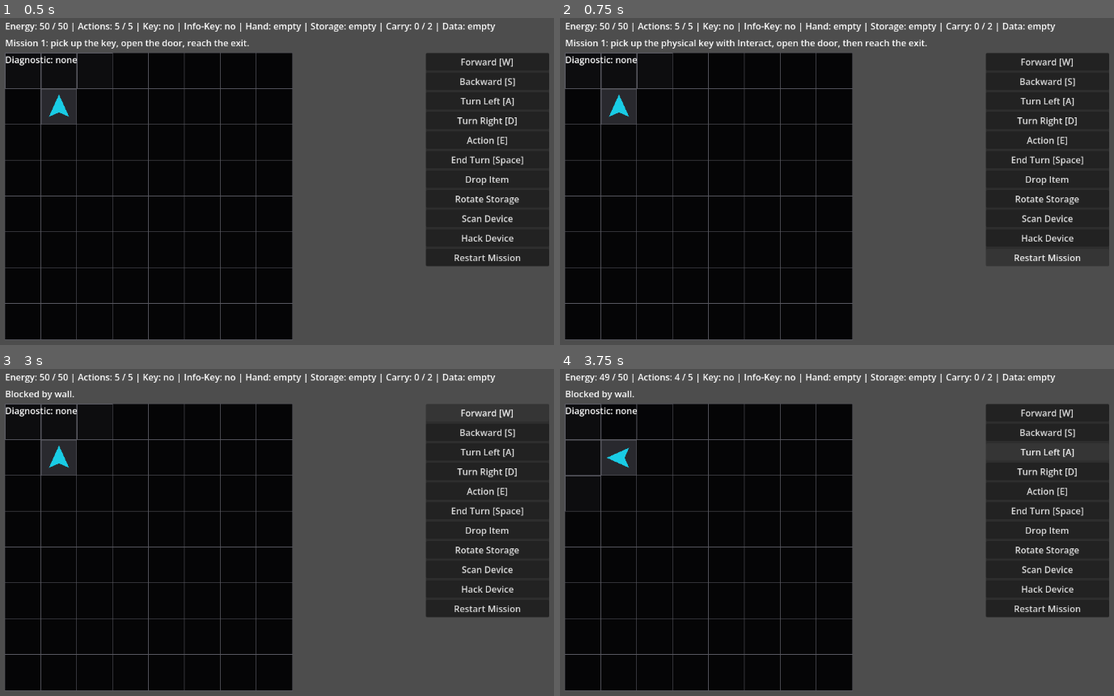
Above: before the commit, frames 1-4 (two rows, left to right).
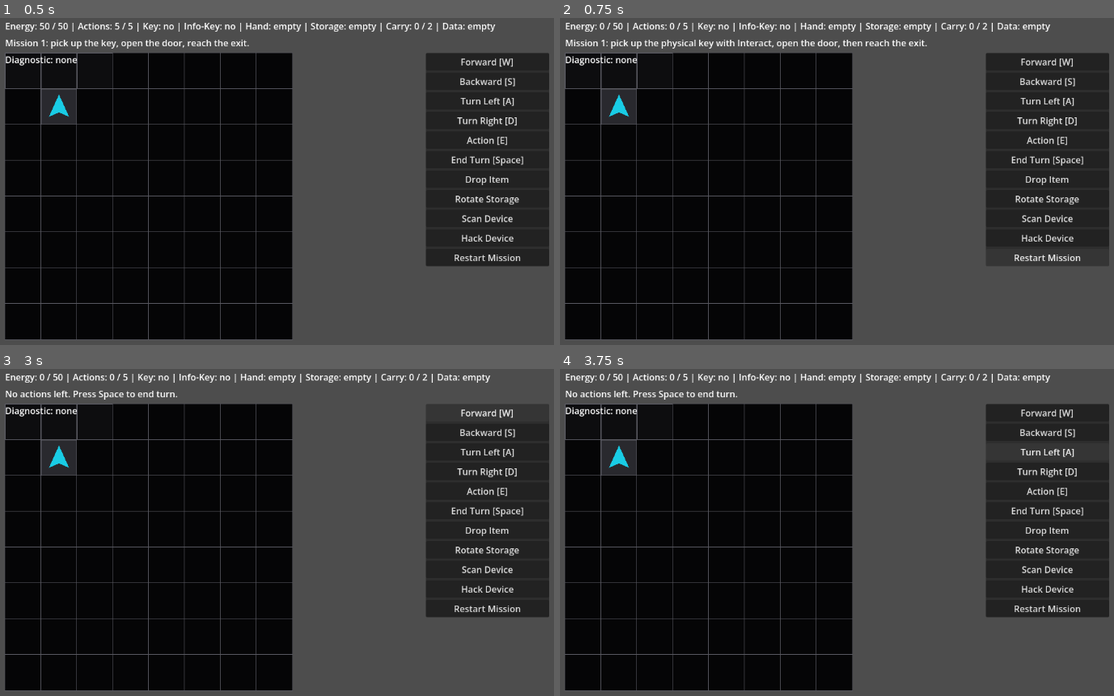
Above: after the commit, the same moments.

Repository: JUSTConnect/bibop
Game: Godot game, scene res://scenes/main.tscn
Two runs of this game, one before a commit and one after it. Both use one fixed random seed, a clock stepped at 60 frames per second and the inputs below.
Inputs:
- Up to frame 1 (0.5 s): no input
- Up to frame 2 (0.75 s): click "Restart Mission" at 0.5 s
- Up to frame 3 (3 s): click "Restart Mission" at 1.25 s; click "Restart Mission" at 2 s; click "Forward [W]" at 2.75 s
- Up to frame 4 (3.75 s): click "Turn Left [A]" at 3.5 s

Frame 1 is identical in both runs. In frame 2, 1.1% of the frame differs, in the area x 7-90%, y 1-5%; in frame 3, 1.4%; in frame 4, 1.6%, in the area x 0-90%, y 1-44%.

Commit message:
Fix mission restart state snapshot and map/fog reset

Diff:
--- a/scripts/bipob/bipob_controller.gd
+++ b/scripts/bipob/bipob_controller.gd
@@ -49,6 +49,12 @@
 var digital_storage: Dictionary = {}
 var digital_storage_capacity: int = 1
 var last_diagnostic_result: DiagnosticResult = null
+var mission_start_energy: int = 0
+var mission_start_actions_left: int = 0
+var mission_start_has_key: bool = false
+var mission_start_has_info_key: bool = false
+var mission_start_held_module: BipobModule = null
+var mission_start_stored_physical_module: BipobModule = null
 
 @onready var grid_manager: GridManager = get_node("../Field")
 @onready var mission_label: Label = get_node("../UI/MissionLabel")
@@ -147,7 +153,7 @@
 func get_current_mission_goal_hint() -> String:
 	return get_mission_goal_hint(current_mission_index)
 
-func start_mission(mission_index: int) -> void:
+func start_mission(mission_index: int, save_snapshot: bool = true) -> void:
 	# Box preparation flow: mission start resets turn actions, but does not spend resources.
 	current_mission_index = clampi(mission_index, 1, max_mission_index)
 	mission_finished = false
@@ -155,11 +161,25 @@
 	has_key = false
 	has_info_key = false
 	last_diagnostic_result = null
+	held_module = null
+	stored_physical_module = null
+	field_modules_by_position.clear()
+	if grid_manager != null:
+		grid_manager.reset_mission_layout(current_mission_index)
+		grid_manager.reset_fog_of_war()
 	grid_position = start_grid_position
 	direction = Direction.NORTH
 	update_rotation()
 	update_world_position()
 
+	if save_snapshot:
+		mission_start_energy = energy
+		mission_start_actions_left = actions_left
+		mission_start_has_key = has_key
+		mission_start_has_info_key = has_info_key
+		mission_start_held_module = held_module
+		mission_start_stored_physical_module = stored_physical_module
+
 	if mission_label != null:
 		mission_label.text = ""
 
@@ -171,9 +191,21 @@
 		sector_completed = false
 
 	# Restart flow is state reset, not a field action spend.
-	start_mission(current_mission_index)
+	start_mission(current_mission_index, false)
+	mission_finished = false
+	energy = mission_start_energy
+	actions_left = mission_start_actions_left
+	has_key = mission_start_has_key
+	has_info_key = mission_start_has_info_key
+	held_module = mission_start_held_module
+	stored_physical_module = mission_start_stored_physical_module
 	last_diagnostic_result = null
-	status_changed.emit()
+	grid_position = start_grid_position
+	direction = Direction.NORTH
+	update_rotation()
+	update_world_position()
+	status_changed.emit()
+	hint_requested.emit(get_current_mission_goal_hint())
 
 func store_digital_record(record_id: String, display_name: String, description: String = "") -> void:
 	if record_id.is_empty():
--- a/scripts/field/grid_manager.gd
+++ b/scripts/field/grid_manager.gd
@@ -28,6 +28,9 @@
 	[1, 1, 1, 1, 1, 1, 1, 1],
 ]
 
+
+var mission_initial_map_data: Array = []
+
 var tile_colors := {
 	TILE_FLOOR: Color(0.16, 0.16, 0.18),
 	TILE_WALL: Color(0.05, 0.05, 0.06),
@@ -40,6 +43,28 @@
 }
 
 func _ready() -> void:
+	cache_initial_mission_layout()
+	setup_fog_arrays()
+	queue_redraw()
+
+
+func duplicate_map_layout(layout: Array) -> Array:
+	var duplicated_layout: Array = []
+	for row_variant in layout:
+		var row: Array = row_variant
+		duplicated_layout.append(row.duplicate())
+	return duplicated_layout
+
+func cache_initial_mission_layout() -> void:
+	mission_initial_map_data = duplicate_map_layout(map_data)
+
+func reset_mission_layout(_mission_index: int) -> void:
+	if mission_initial_map_data.is_empty():
+		cache_initial_mission_layout()
+	map_data = duplicate_map_layout(mission_initial_map_data)
+	queue_redraw()
+
+func reset_fog_of_war() -> void:
 	setup_fog_arrays()
 	queue_redraw()
 
